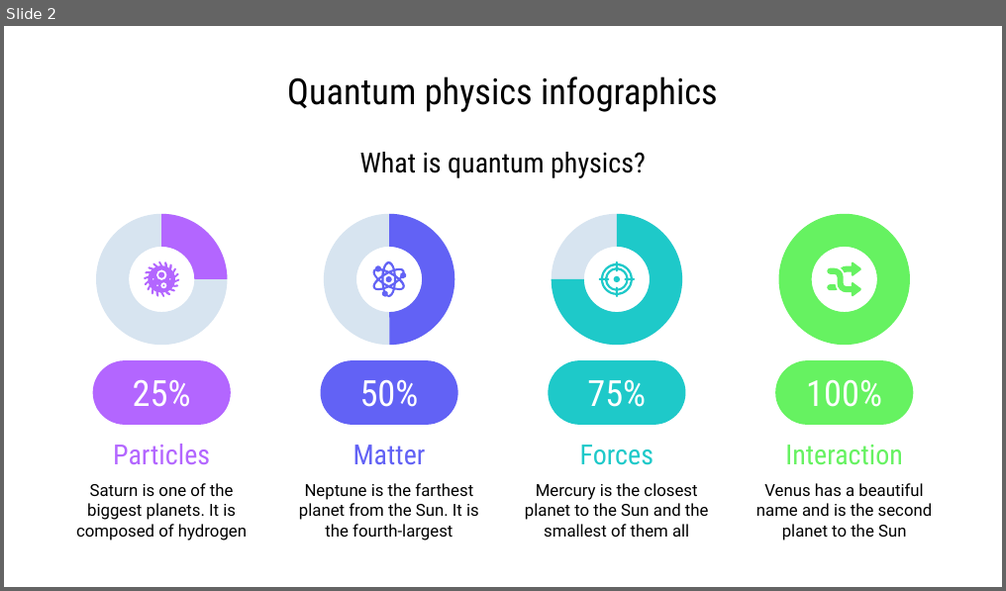
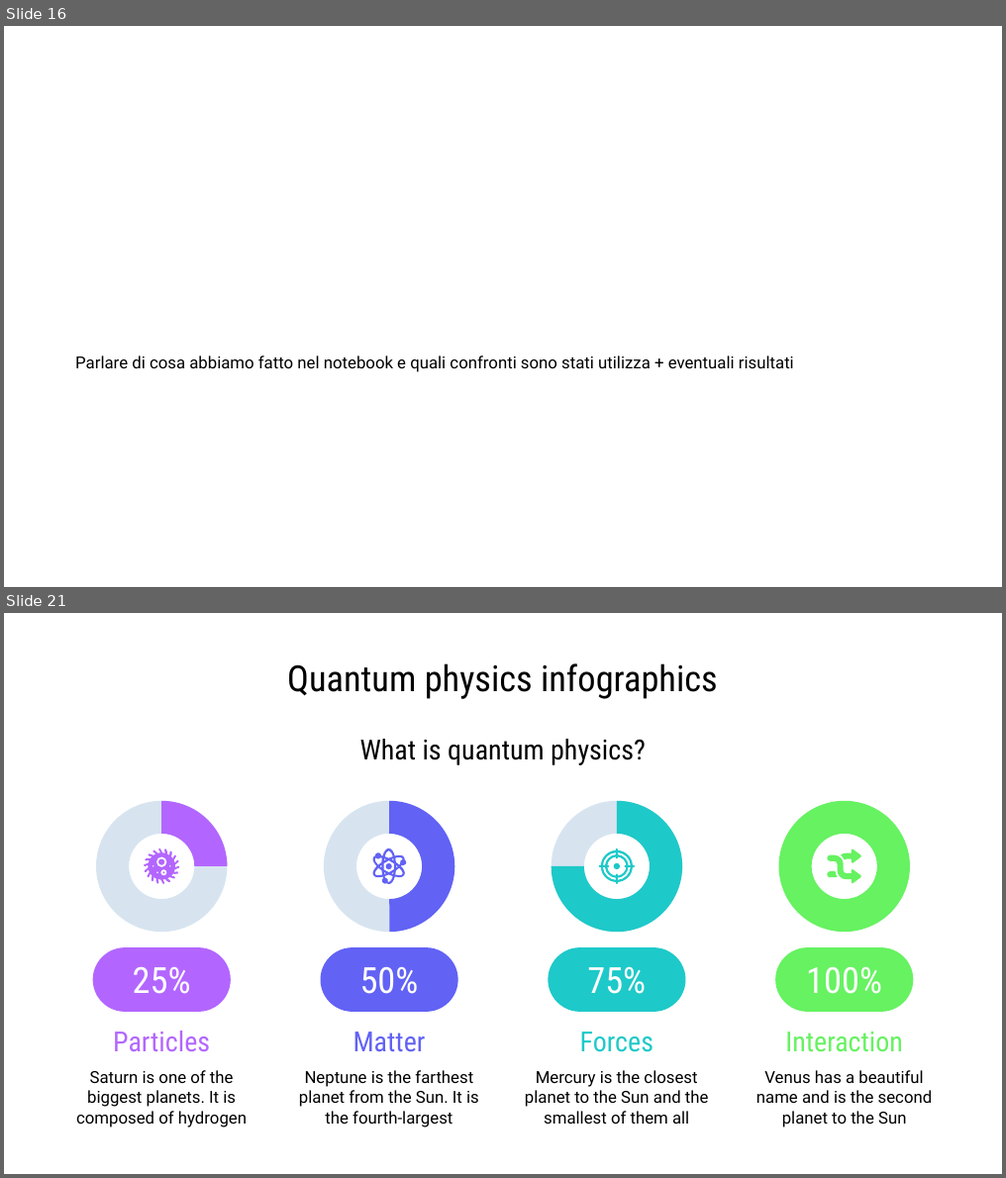
Before and after one commit to Moriarty2002/quantum-information, a slide deck: docs/elaborato.pptx. Shown one above the other, each under a label of ours: slide 2 before the commit, slides 16 and 21 after it; the slides between them are not shown. The pictures are 1006x591 and 1006x1178 pixels, drawn with LibreOffice and Linux fonts; fonts in the diff are those of the drawing. Boxes give left, top, right and bottom in pixels: in the first picture for what was removed or moved away, otherwise in the second. Text is boxed around its words. In the diff, an @@ line names an element or a change of style, - is before the commit and + after.

```diff
--- a/docs/elaborato.pptx
+++ b/docs/elaborato.pptx
@@ slide 16 added at [4,26,1002,587], background #FFFFFF @@
@@ text added at [75,356,794,372], 12 pt, text #000000 @@
+Parlare di cosa abbiamo fatto nel notebook e quali confronti sono stati utilizza + eventuali risultati
@@ what was slide 2 is now slide 21 @@
```
Also in this commit, not shown: 2 slides changed, 18 other slides added, 1 other file.
